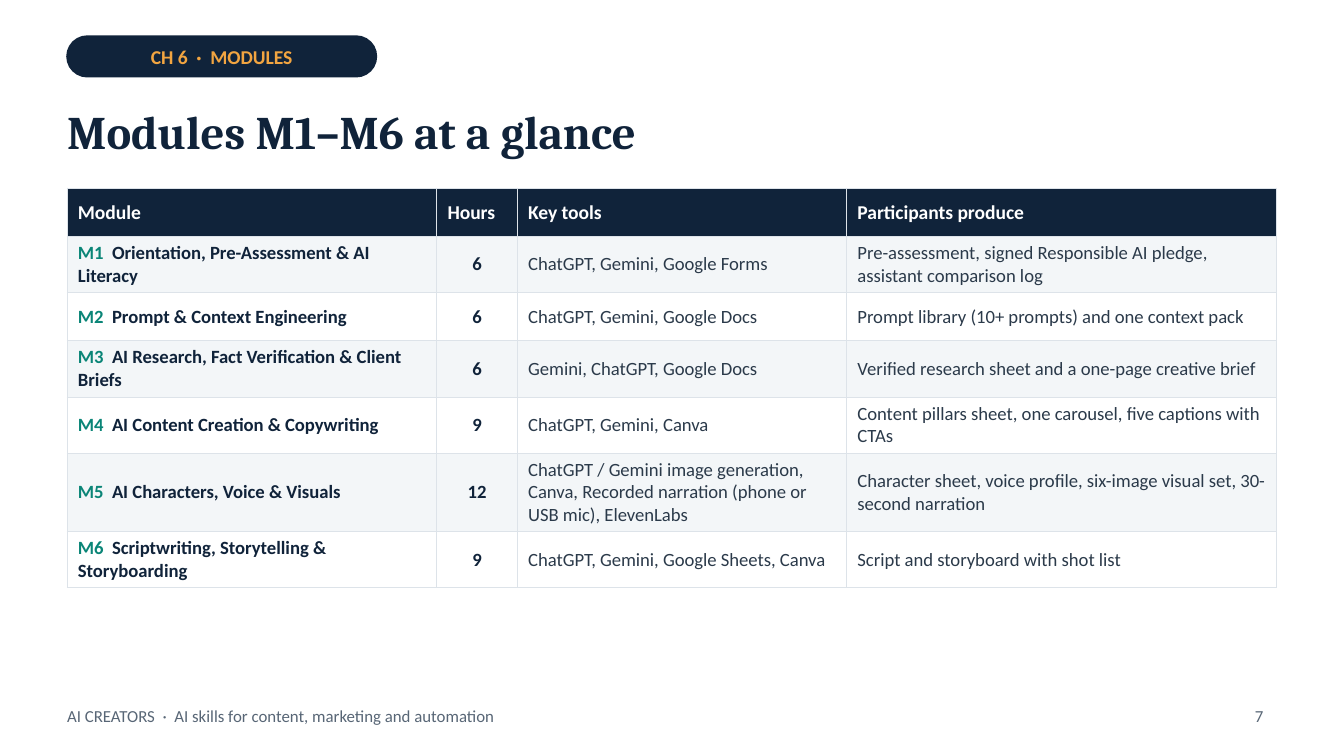
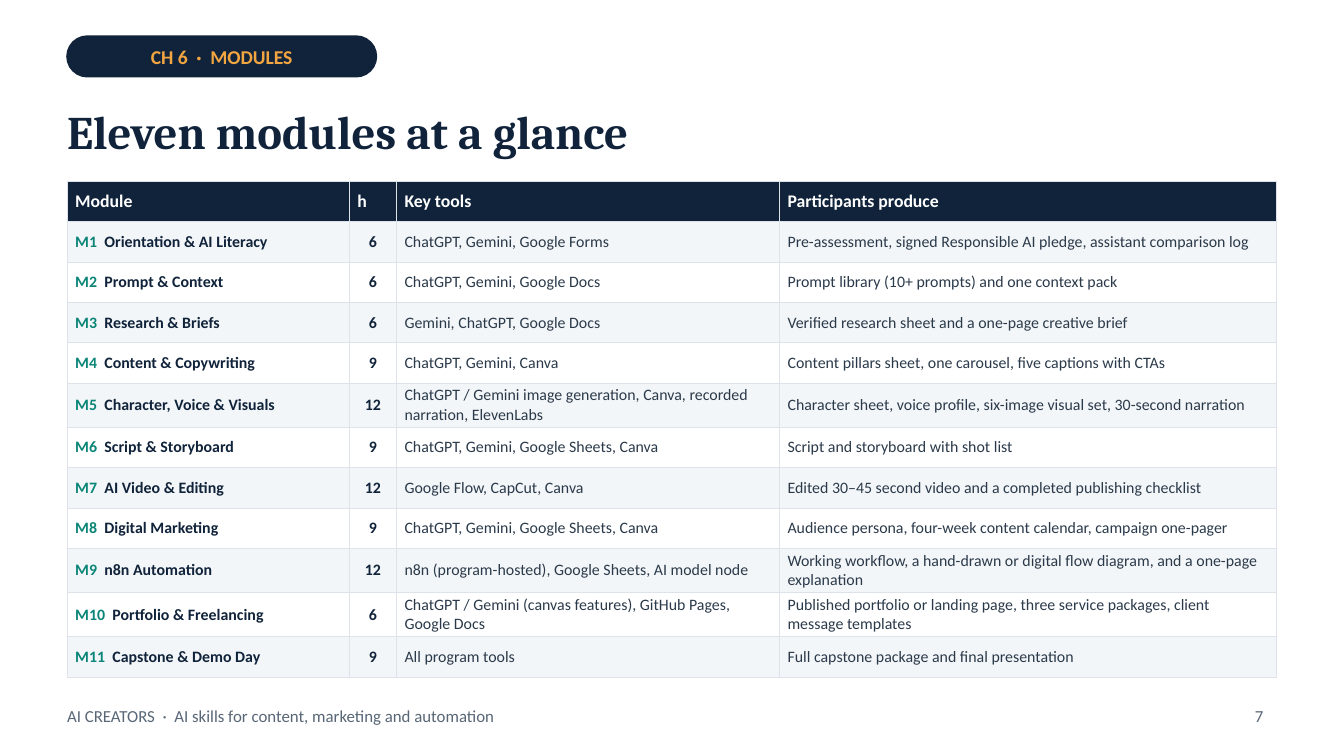
Before and after one commit to Ahmadhj4/Ahmadhj4, a slide deck: slide 7 of training-package/05_HIKAYA_format/AI_Creators_Proposal_EN.pptx. Drawn at 1344x756 pixels with LibreOffice and Linux fonts; fonts in the diff are those of the drawing; background and template pictures are left out. Boxes give left, top, right and bottom in pixels: in the first picture for what was removed or moved away, otherwise in the second. Text is boxed around its words. In the diff, an @@ line names an element or a change of style, - is before the commit and + after.

```diff
--- a/training-package/05_HIKAYA_format/AI_Creators_Proposal_EN.pptx
+++ b/training-package/05_HIKAYA_format/AI_Creators_Proposal_EN.pptx
@@ text at (67,116,628,159): text changed @@
-Modules M1–M6 at a glance
+Eleven modules at a glance
@@ table at (67,181,1277,669) @@
-row 1: Module | Hours | Key tools | Participants produce
-row 2: M1 Orientation, Pre-Assessment & AI Literacy | 6 | ChatGPT, Gemini, Google Forms | Pre-assessment, signed Responsible AI pledge, assistant comparison log
-row 3: M2 Prompt & Context Engineering | 6 | ChatGPT, Gemini, Google Docs | Prompt library (10+ prompts) and one context pack
-row 4: M3 AI Research, Fact Verification & Client Briefs | 6 | Gemini, ChatGPT, Google Docs | Verified research sheet and a one-page creative brief
-row 5: M4 AI Content Creation & Copywriting | 9 | ChatGPT, Gemini, Canva | Content pillars sheet, one carousel, five captions with CTAs
-row 6: M5 AI Characters, Voice & Visuals | 12 | ChatGPT / Gemini image generation, Canva, Recorded narration (phone or USB mic), ElevenLabs | Character sheet, voice profile, six-image visual set, 30-second narration
-row 7: M6 Scriptwriting, Storytelling & Storyboarding | 9 | ChatGPT, Gemini, Google Sheets, Canva | Script and storyboard with shot list
+row 1: Module | h | Key tools | Participants produce
+row 2: M1 Orientation & AI Literacy | 6 | ChatGPT, Gemini, Google Forms | Pre-assessment, signed Responsible AI pledge, assistant comparison log
+row 3: M2 Prompt & Context | 6 | ChatGPT, Gemini, Google Docs | Prompt library (10+ prompts) and one context pack
+row 4: M3 Research & Briefs | 6 | Gemini, ChatGPT, Google Docs | Verified research sheet and a one-page creative brief
+row 5: M4 Content & Copywriting | 9 | ChatGPT, Gemini, Canva | Content pillars sheet, one carousel, five captions with CTAs
+row 6: M5 Character, Voice & Visuals | 12 | ChatGPT / Gemini image generation, Canva, recorded narration, ElevenLabs | Character sheet, voice profile, six-image visual set, 30-second narration
+row 7: M6 Script & Storyboard | 9 | ChatGPT, Gemini, Google Sheets, Canva | Script and storyboard with shot list
+row 8: M7 AI Video & Editing | 12 | Google Flow, CapCut, Canva | Edited 30–45 second video and a completed publishing checklist
+row 9: M8 Digital Marketing | 9 | ChatGPT, Gemini, Google Sheets, Canva | Audience persona, four-week content calendar, campaign one-pager
+row 10: M9 n8n Automation | 12 | n8n (program-hosted), Google Sheets, AI model node | Working workflow, a hand-drawn or digital flow diagram, and a one-page explanation
+row 11: M10 Portfolio & Freelancing | 6 | ChatGPT / Gemini (canvas features), GitHub Pages, Google Docs | Published portfolio or landing page, three service packages, client message templates
+row 12: M11 Capstone & Demo Day | 9 | All program tools | Full capstone package and final presentation
@@ table: place and size @@
-table at (67,188,1277,584)
+table at (67,181,1277,669)
```
Also in this commit, not shown: 7 other slides changed, 3 slides added, 3 slides removed, 2 other files.
